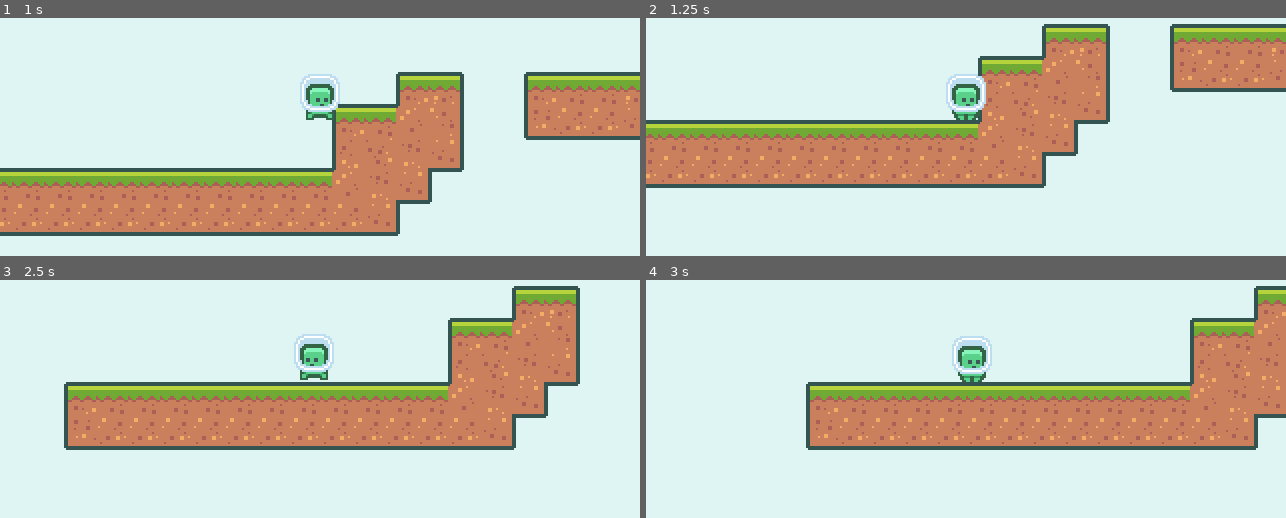
Above: before the commit, frames 1-4 (two rows, left to right).
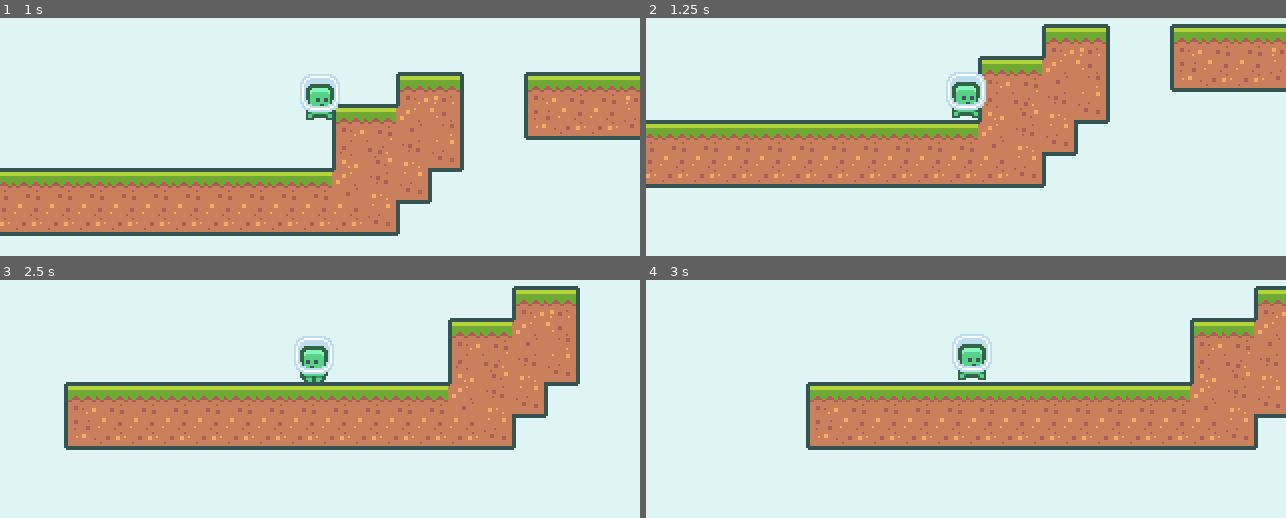
Above: after the commit, the same moments.

Repository: LeeSwallow/2D-Game-Course
Game: Godot game, scene res://scenes/Main.tscn
Two runs of this game, one before a commit and one after it. Both use one fixed random seed, a clock stepped at 60 frames per second and the inputs below.
Inputs:
- Up to frame 1 (1 s): tap Enter at 0.5 s; hold D (move_right) from 0.53 s (still down); tap W (jump) at 0.77 s
- Up to frame 2 (1.25 s): keep holding D (move_right)
- Up to frame 3 (2.5 s): tap W (jump) at 1.52 s; release D (move_right) at 2.03 s; hold A (move_left) from 2.03 s (still down)
- Up to frame 4 (3 s): release A (move_left) at 2.78 s; hold D (move_right) from 2.78 s (still down)

Frame 1 is identical in both runs. In frame 2, 0.5% of the frame differs, in the area x 46-54%, y 22-43%; in frame 3, 0.5%, in the area x 45-53%, y 22-43%; in frame 4, 0.5%.

Commit message:
Coyote Time 적용     1. Timer Node 추가     2. 떨어지기 시작할 때 Timer 작동     3. 코요테 타임에 점프 허용하도록 코드 수정

Diff:
--- a/scenes/Player.gd
+++ b/scenes/Player.gd
@@ -23,7 +23,7 @@
 	velocity.x = clamp(velocity.x, -maxHorizontalSpeed, maxHorizontalSpeed)
 
 	# 종 이동 메카니즘
-	if (moveVector.y < 0 && is_on_floor()) :
+	if (moveVector.y < 0 && (is_on_floor() || !$CoyoteTimer.is_stopped())) :
 		velocity.y = moveVector.y * jumpSpeed
 
 	# 중력
@@ -34,8 +34,17 @@
 		# 소 점프
 		velocity.y +=  gravity * delta
 
+	# 코요테 타임
+	var wasOnFloor = is_on_floor()
+
+	velocity = move_and_slide(velocity, Vector2.UP) # 속도, 상하 지정
+
+	if(wasOnFloor && !is_on_floor()) :
+		$CoyoteTimer.start()
+
+
+	# 애니메이션 적용
 	update_animation()
-	velocity = move_and_slide(velocity, Vector2.UP) # 속도, 상하 지정
 
 # 입력 메카니즘 모듈화
 func get_movement_vector():
--- a/scenes/Player.tscn
+++ b/scenes/Player.tscn
@@ -28,6 +28,10 @@
 [node name="Player" type="KinematicBody2D"]
 script = ExtResource( 1 )
 
+[node name="CoyoteTimer" type="Timer" parent="."]
+wait_time = 0.15
+one_shot = true
+
 [node name="AnimatedSprite" type="AnimatedSprite" parent="."]
 frames = SubResource( 2 )
 animation = "idle"
Not shown, added: .mono/metadata/ide_messaging_meta.txt
